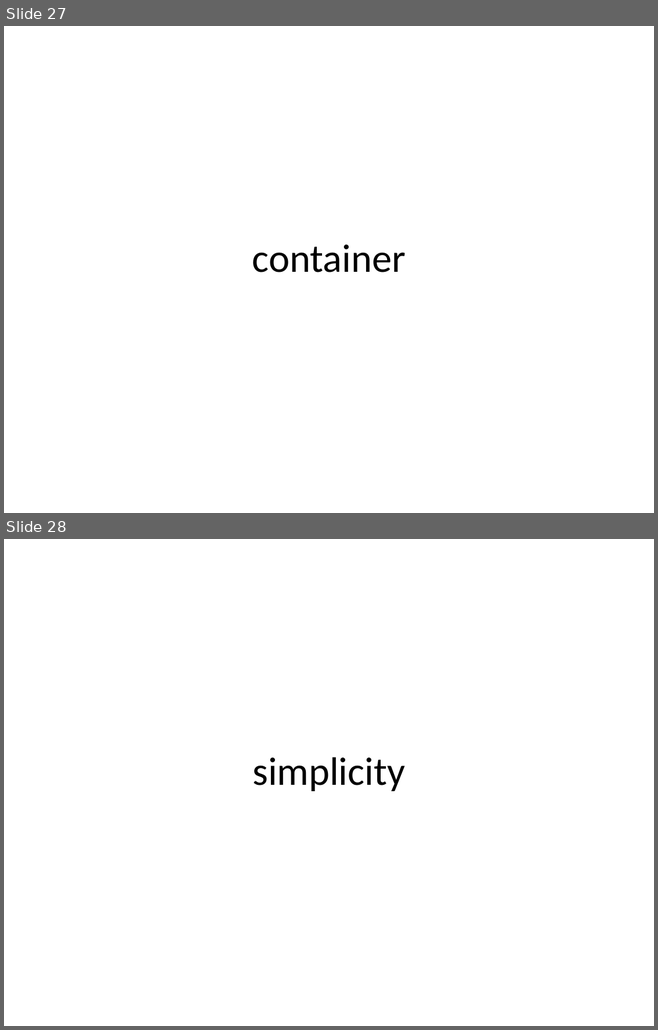
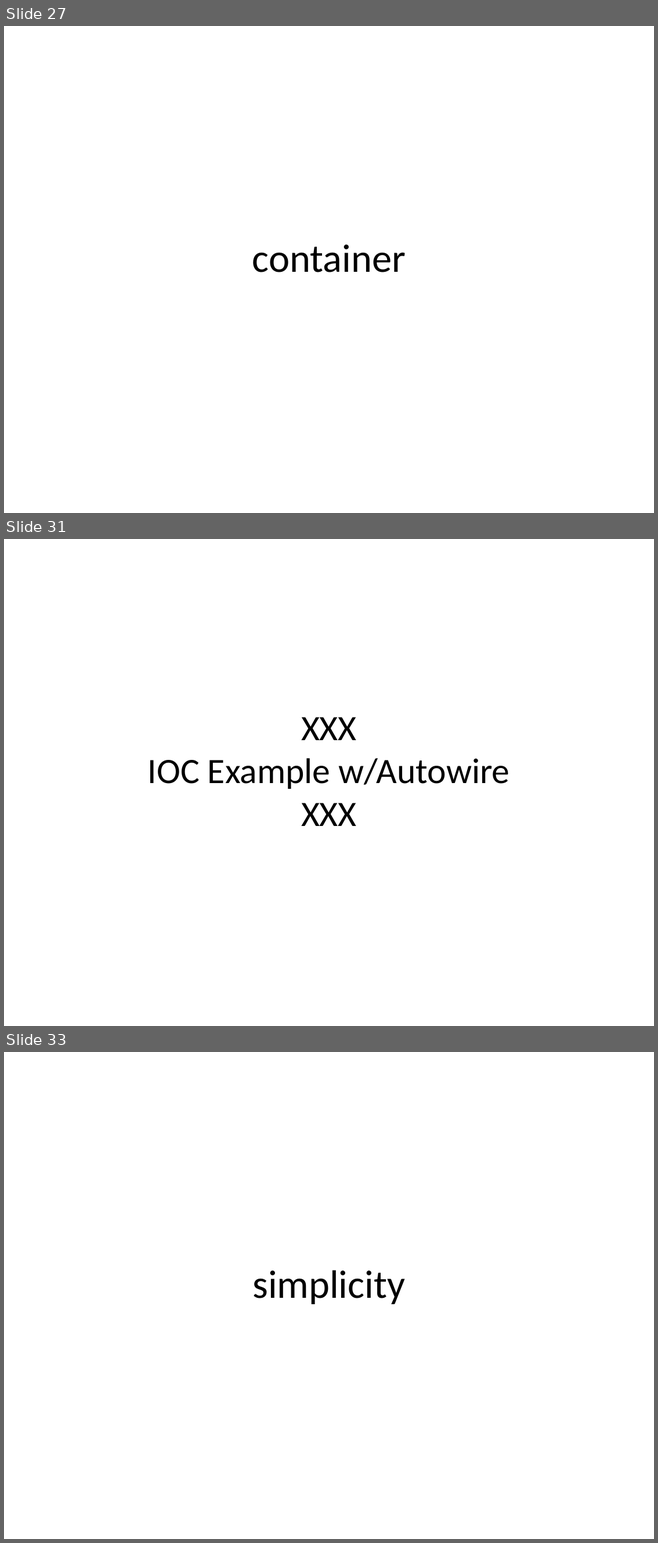
Before and after one commit to jonfuller/presentations, a slide deck: dependencies/dependencies.pptx. Shown one above the other, each under a label of ours: slides 27 and 28 before the commit, slides 27, 31 and 33 after it; the slides between them are not shown. The pictures are 658x1030 and 658x1543 pixels, drawn with LibreOffice and Linux fonts; fonts in the diff are those of the drawing. Boxes give left, top, right and bottom in pixels: in the first picture for what was removed or moved away, otherwise in the second. Text is boxed around its words. In the diff, an @@ line names an element or a change of style, - is before the commit and + after.

```diff
--- a/dependencies/dependencies.pptx
+++ b/dependencies/dependencies.pptx
@@ slide 31 added at (4,539,654,1026), background #FFFFFF @@
@@ title added at (148,717,509,826), 39.6 pt, text #000000 @@
+XXX
+IOC Example w/Autowire
+XXX
@@ what was slide 28 is now slide 33 @@
```
Also in this commit, not shown: 4 other slides added, 1 slide removed.
